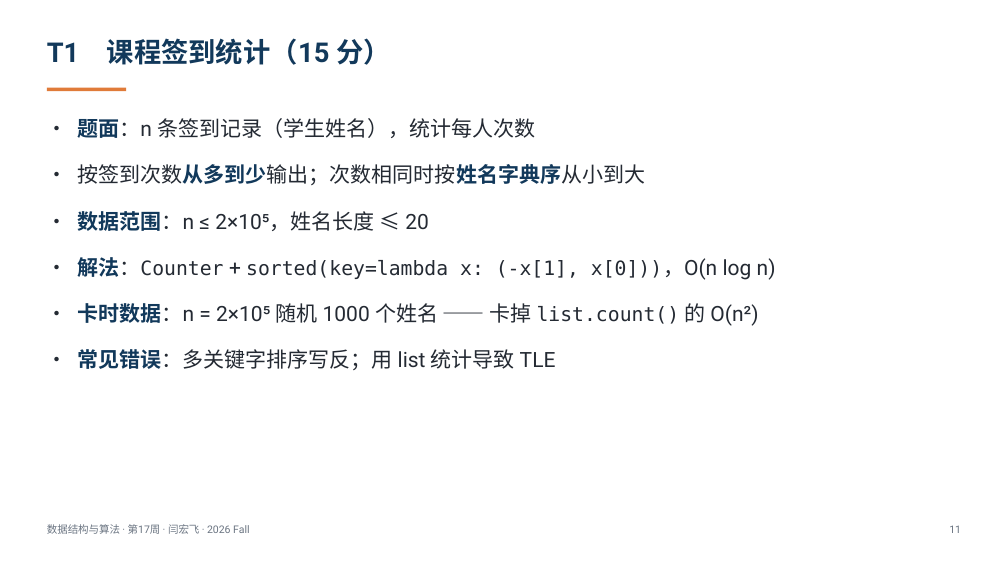
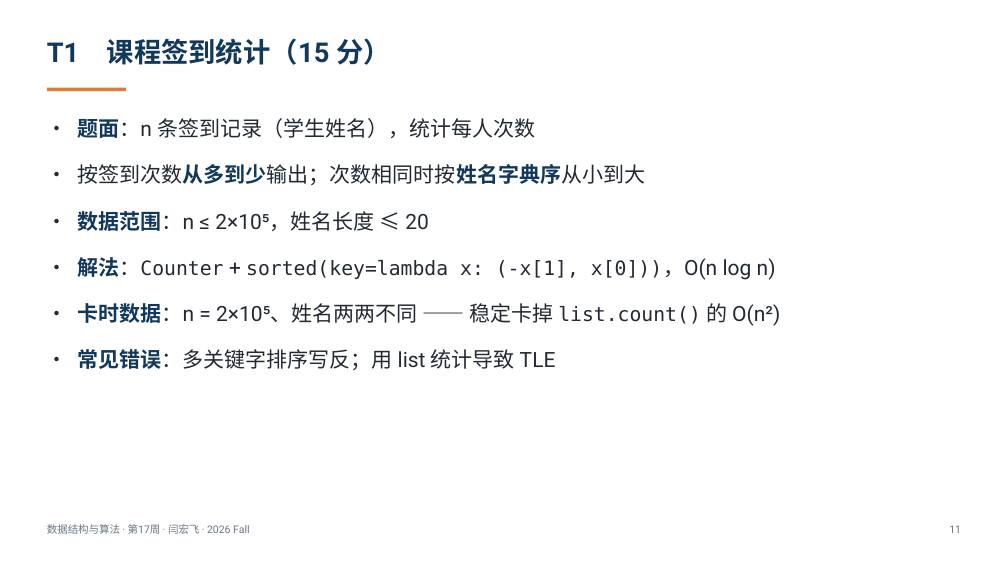
Before and after one commit to GMyhf/2026fall-cs201cq, a slide deck: slide 11 of courseware/202612_DSA_W17_Final_Machine_Exam.pptx. Drawn at 1008x567 pixels with LibreOffice and Linux fonts; fonts in the diff are those of the drawing. Boxes give left, top, right and bottom in pixels: in the first picture for what was removed or moved away, otherwise in the second. Text is boxed around its words. In the diff, an @@ line names an element or a change of style, - is before the commit and + after.

```diff
--- a/courseware/202612_DSA_W17_Final_Machine_Exam.pptx
+++ b/courseware/202612_DSA_W17_Final_Machine_Exam.pptx
@@ text at bbox=[77, 303, 780, 326]: text changed @@
-• 卡时数据：n = 2×10⁵ 随机 1000 个姓名 —— 卡掉 list.count() 的 O(n²)
+• 卡时数据：n = 2×10⁵、姓名两两不同 —— 稳定卡掉 list.count() 的 O(n²)
```
Also in this commit, not shown: 2 other slides changed, 5 other files.
